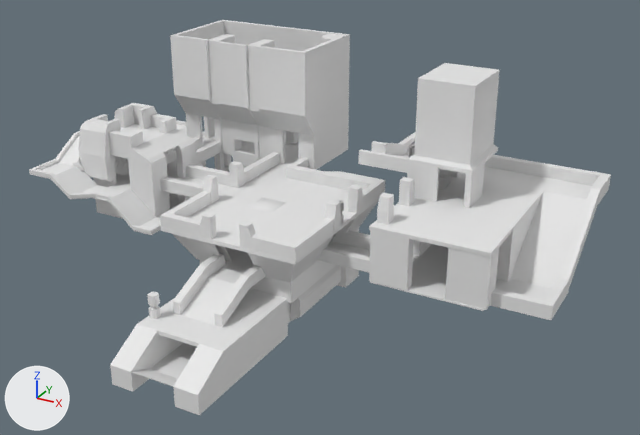
An edit to the FBX model Assets/Meshes/Scenery/Lockout.fbx, drawn before and after from the same camera.
Both versions are drawn from a camera (50 mm lens) standing at (56.4, -63.0, 28.8) and looking at (24.9, -5.7, 0.1). The axes (+X, +Y, +Z) are drawn at lower left. The lights are the same throughout. Where no turn or scale is listed for an object, it has been applied to the vertices. Vertices at the same position are counted once.

The scene before the commit, as lines of its bpy script (objects in view):
```python
ob_bridge_032 = bpy.data.objects.new('Bridge.032', me_cube_147)
ob_bridge_032.location = (21.26, -10.77, -7.59)
ob_corneredge_000 = bpy.data.objects.new('CornerEdge.000', me_cube_015)
ob_corneredge_000.location = (16.31, -11.89, 0.27)
ob_corneredge_001 = bpy.data.objects.new('CornerEdge.001', me_cube_010)
ob_corneredge_001.location = (25.71, -11.89, 0.27)
ob_edge_040 = bpy.data.objects.new('Edge.040', me_cube_044)
ob_edge_040.location = (26.1, -1.36, 3.87)
ob_edge_058 = bpy.data.objects.new('Edge.058', me_cube_148)
ob_edge_058.location = (21.55, -11.86, -4.69)
ob_middleground_001 = bpy.data.objects.new('MiddleGround.001', me_cube_020)
ob_middleground_001.location = (21.0, -5.48, 0.0)
ob_plane = bpy.data.objects.new('Plane', me_plane)
ob_plane.location = (21.05, -7.16, 4.2)
ob_plane_001 = bpy.data.objects.new('Plane.001', me_plane_001)
ob_plane_001.location = (21.14, -6.24, -3.11)
ob_plane_003 = bpy.data.objects.new('Plane.003', me_plane_004)
ob_plane_003.location = (24.78, -10.37, -1.49)
# me_cube_147
# before: 8 (2.15, -10.4, 0.54), 9 (2.15, -10.4, 0.46), 10 (-2.15, -10.4, 0.54), 11 (-2.15, -10.4, 0.46), 12 (2.15, -12.28, 1.4) at pixel (177, 387)
# before: 13 (2.15, -12.28, 1.32) at pixel (177, 388), 14 (-2.15, -12.28, 1.4) at pixel (128, 370), 15 (-2.15, -12.28, 1.32) at pixel (128, 371)
# also in view: 'LargePillar.002' at (9.5, 3.8, 5.7); 'Edge.046' at (35.3, 1.2, -0.6); 'TowerCapL.000' at (4.0, -7.4, 3.1); 'LibraryM.000' at (11.6, 3.0, 5.2); 'Bridge.011' at (3.4, -10.6, 0.8)
```
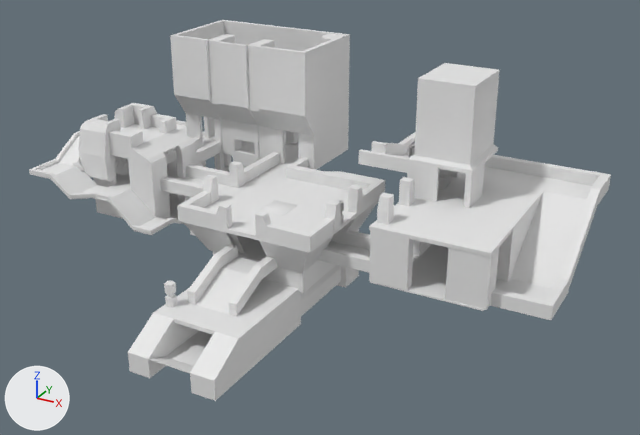
Patch to the scene script:
```diff
--- a/Assets/Meshes/Scenery/Lockout.fbx.py
+++ b/Assets/Meshes/Scenery/Lockout.fbx.py
@@ me_plane @@
 me_plane.from_pydata(...)  # 20 vertices, 16 faces; spans x -5.79..-1.34, y -5.77..0.69, z -7.3..-4.2
+# me_plane part 7: all 16 vertices in x -5.79..-1.34, y -5.77..-1.94, z -7.3..-4.2 are moved by (0.0, 1.81, 0.0)
@@ me_cube_148 @@
 me_cube_148.from_pydata(...)  # 36 vertices, 38 faces; spans x -4.06..3.6, y -11.26..0.52, z -3.14..0.22
+# me_cube_148 part 5: all 24 vertices in x -4.06..3.6, y -11.26..-8.12, z -3.14..0.22 are moved by (0.0, 1.9, 0.0)
+# me_cube_148 part 6: all 12 vertices in x -4.06..3.6, y 0.52, z -3.14..0.22 are moved by (0.0, 2.09, 0.0)
@@ me_plane_001 @@
 me_plane_001.from_pydata(...)  # 72 vertices, 70 faces; spans x -4.18..4.38, y -5.11..5.68, z -1.68..0.21
+# me_plane_001 part 1: all 12 vertices in x -4.18..4.38, y -0.76, z -1.68..0.21 are moved by (0.0, 1.1, 0.0)
+# me_plane_001 part 2: all 24 vertices in x -4.18..4.38, y -5.11..-3.39, z -1.68..0.21 are moved by (0.0, 1.84, 0.0)
@@ me_cube_010 @@
 me_cube_010.from_pydata(...)  # 16 vertices, 14 faces; spans x -2.39..1.41, y -1.42..4.39, z -0.15..0.86
+# me_cube_010 part 10: all 12 vertices in x -2.39..1.41, y -1.42..-0.73, z -0.15..0.86 are moved by (0.0, 2.18, 0.0)
@@ me_cube_015 @@
 me_cube_015.from_pydata(...)  # 16 vertices, 14 faces; spans x -1.41..2.39, y -1.42..4.39, z -0.16..0.85
+# me_cube_015 part 8: all 12 vertices in x -1.41..2.39, y -1.42..-0.73, z -0.16..0.85 are moved by (0.0, 2.19, 0.0)
@@ me_cube_147 @@
 me_cube_147.from_pydata(...)  # 16 vertices, 14 faces; spans x -2.15..2.15, y -12.28..1.44, z -0.04..1.4
+# me_cube_147 part 9
+for i in [*range(8, 12)]: me_cube_147.vertices[i].co += Vector((0.0, 1.84, 0.0))
+for i in [*range(12, 16)]: me_cube_147.vertices[i].co += Vector((0.0, 1.86, 0.0))
 me_cube_147.materials.append(mat_material)
@@ me_plane_004 @@
 me_plane_004.from_pydata(...)  # 20 vertices, 16 faces; spans x -2.39..2.06, y -2.56..3.9, z -1.62..1.48
+# me_plane_004 part 4: all 16 vertices in x -2.39..2.06, y -2.56..1.27, z -1.62..1.48 are moved by (0.0, 1.83, 0.0)
@@ me_cube_020 @@
-me_cube_020.from_pydata(...)  # 132 vertices, 132 faces; spans x -6.1..6.1, y -7.9..9.1, z -0.2..0.1
+me_cube_020.from_pydata(...)  # 130 vertices, 125 faces; spans x -6.1..6.1, y -5.6..9.1, z -0.2..0.1
+# me_cube_020 part 3
+# 2 vertices are removed from x -2.4, y -1.2..1.2, z 0.0
+# 10 faces are deleted
+# 24 vertices in x -6.1..6.1, y -7.9, z -0.2..0.1 move by (0.0, 2.3, 0.0)
+# 18 vertices in x -6.1..6.1, y -7.1, z -0.2..0.1 move by (0.0, 2.2, 0.0)
+# 3 new faces join them
 me_cube_020.materials.append(mat_material)
@@ ob_bridge_026 @@
 ob_bridge_026 = bpy.data.objects.new('Bridge.026', me_cube_159)
-ob_bridge_026.location = (20.5, -12.4, -2.97)
+ob_bridge_026.location = (20.5, -10.57, -2.97)
@@ ob_fusioncoil_005 @@
 ob_fusioncoil_005 = bpy.data.objects.new('FusionCoil.005', me_cube_166)
-ob_fusioncoil_005.location = (17.98, -18.44, -3.53)
+ob_fusioncoil_005.location = (17.98, -16.45, -3.53)
@@ ob_edge_065 @@
 ob_edge_065 = bpy.data.objects.new('Edge.065', me_cube_160)
-ob_edge_065.location = (19.18, -16.82, -2.84)
+ob_edge_065.location = (19.18, -14.99, -2.84)
```

Changed parts and their boxes (x1, y1, x2, y2) in the pictures (640 x 435 px; the box of a moved part takes in the faces that stretch with it):
'Edge.058', reshaped: before (110, 288, 288, 415); after (128, 279, 301, 401)
'MiddleGround.001', reshaped (8% narrower, 12% shorter): before (161, 163, 379, 265); after (178, 163, 379, 253)
'Edge.065', moved: before (172, 253, 265, 328); after (187, 245, 278, 316)
'Plane.001', reshaped (10% narrower, 17% shorter): before (199, 233, 338, 303); after (213, 235, 338, 293)
'Bridge.026', moved: before (181, 265, 247, 325); after (196, 256, 259, 314)
'CornerEdge.001', reshaped (19% narrower, 26% shorter): before (251, 218, 333, 260); after (267, 218, 333, 249)
'Plane.003', reshaped (14% narrower, 19% shorter): before (248, 236, 333, 283); after (260, 236, 333, 274)
'Bridge.032', reshaped: before (132, 343, 197, 386); after (149, 331, 212, 373)
'CornerEdge.000', reshaped: before (160, 191, 211, 237); after (177, 191, 217, 227)
'Plane', reshaped: before (173, 234, 232, 262); after (183, 222, 244, 253)
'FusionCoil.005', moved: before (147, 292, 161, 319); after (164, 281, 177, 308)
part 1 of me_plane_001, moved or reshaped: before (226, 245, 335, 294); after (237, 235, 335, 284)
part 2 of me_plane_001, moved or reshaped: before (199, 254, 302, 303); after (213, 245, 305, 293)
part 3 of me_cube_020, cut back: before (161, 200, 338, 265); after (178, 198, 338, 253)
part 5 of me_cube_148, moved or reshaped: before (110, 324, 226, 415); after (128, 313, 240, 401)
part 6 of me_cube_148, moved or reshaped: before (138, 288, 288, 371); after (153, 279, 301, 348)
